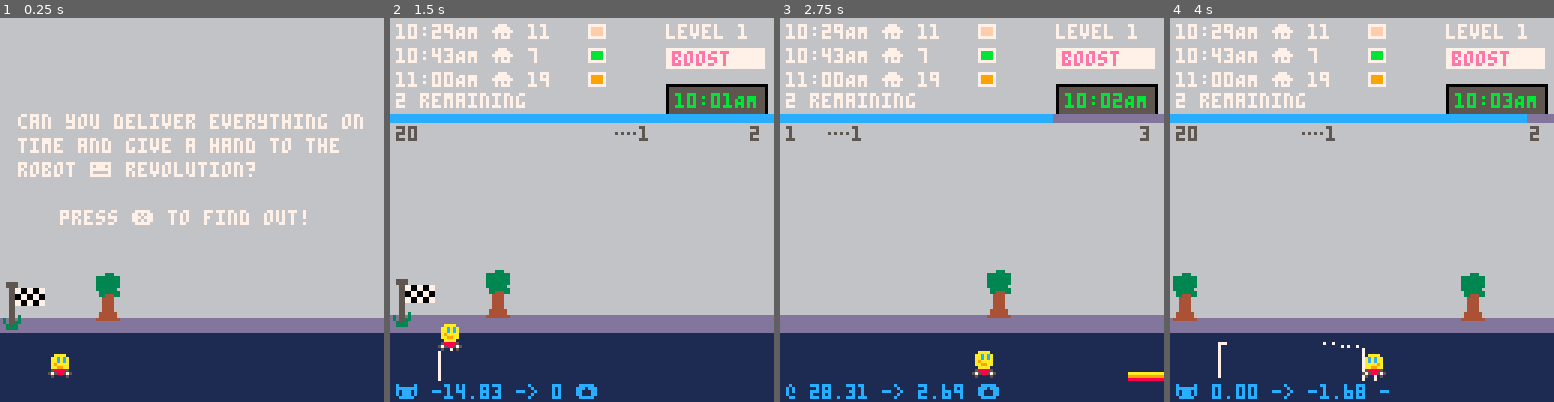
Above: before the commit, frames 1-4 (left to right).
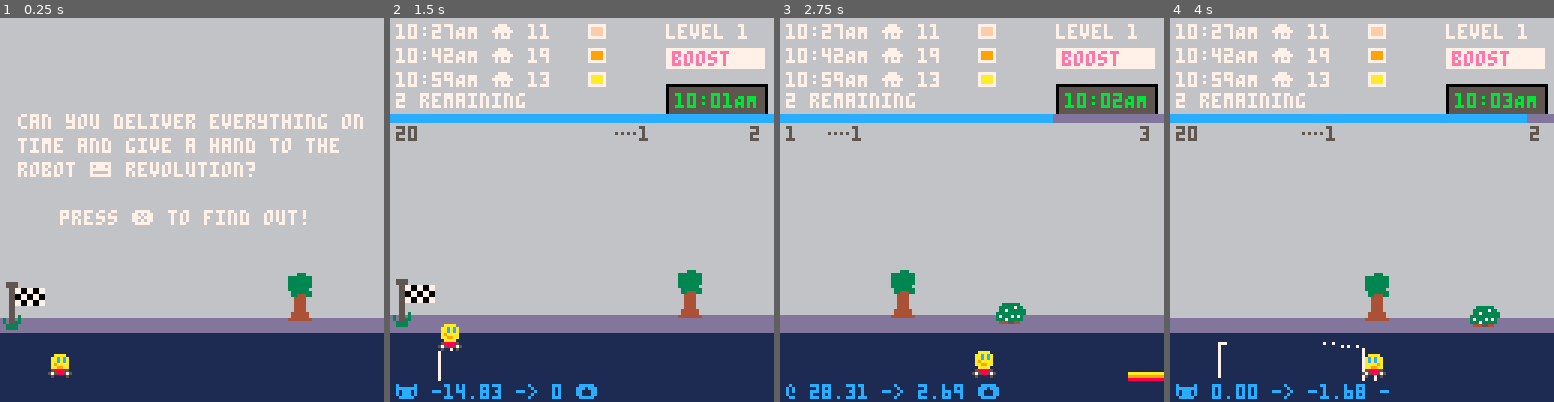
Above: after the commit, the same moments.

Repository: broquaint/pico8-carts
Game: PICO-8 cartridge racer.p8
Two runs of this game, one before a commit and one after it. Both use one fixed random seed, a clock stepped at 60 frames per second and the inputs below.
Inputs:
- Up to frame 1 (0.25 s): no input
- Up to frame 2 (1.5 s): tap X (X key) at 0.33, 1.07 s; tap O (Z key) at 0.7 s
- Up to frame 3 (2.75 s): hold Right 1.6-2.1 s; tap O (Z key) at 1.7, 2.1, 2.5 s; tap X (X key) at 1.85 s; hold Up 2.15-2.42 s; hold Right from 2.47 s (still down)
- Up to frame 4 (4 s): tap O (Z key) at 2.9, 3.3, 3.7 s; tap X (X key) at 2.97 s; release Right at 3.03 s; hold Left 3.08-3.58 s; hold Down 3.63-3.97 s

The runs differ from the first frame. In frame 1, 1.2% of the frame differs, in the area x 25-82%, y 66-79%; in frame 2, 1.6%; in frame 3, 1.9%; in frame 4, 2.4%, in the area x 0-86%, y 2-81%.

Commit message:
Always have locations mid-section
Makes deliveries easier.

Diff:
--- a/racer.p8
+++ b/racer.p8
@@ -218,16 +218,16 @@
    return el
 end
 
-function rand_tile_in_section(s)
-   return find_free(
-      function()
-         return s.x + g_tile_size * randx(flr(s.width / g_tile_size))
-      end,
-      is_tile_free
-   )
-end
-
 function populate_scenery()
+   local function rand_tile_in_section(s)
+      return find_free(
+         function()
+            return s.x + g_tile_size * randx(flr(s.width / g_tile_size))
+         end,
+         is_tile_free
+      )
+   end
+
    for s in all(level.sections) do
       for _ = 1,2 do
          local tile_x = rand_tile_in_section(s)
@@ -295,10 +295,13 @@
       end
       return true
    end
+   function rand_location_in_section(s)
+      return function() return s.x + flr(s.width / 2) end
+   end
 
    local loc   = find_free(rand_location, is_free_location)
    local sec   = find_free(rand_section, is_section_free)
-   local del_x = rand_tile_in_section(sec)
+   local del_x = find_free(rand_location_in_section(sec), is_tile_free)
 
    sec.has_delivery = true
 
